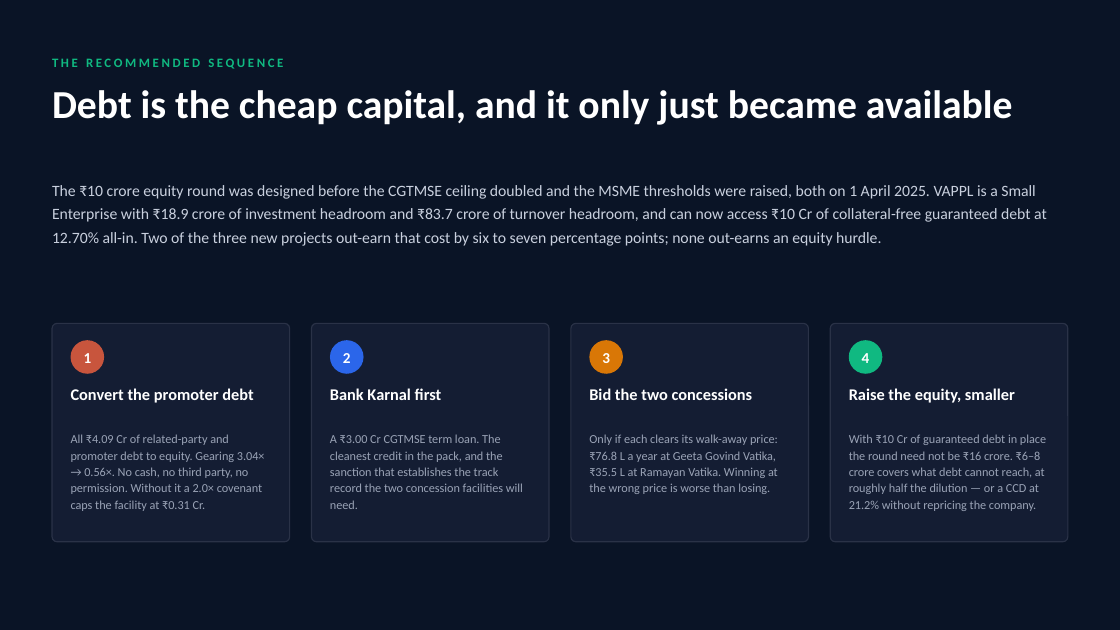
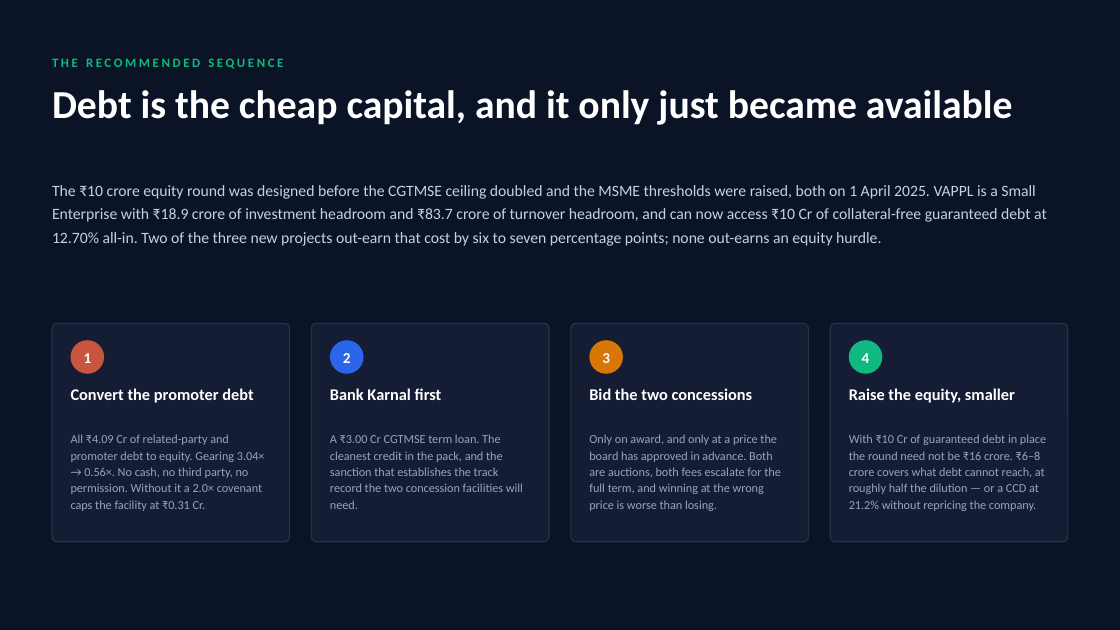
Before and after one commit to eodcfo/vappl-deck, a slide deck: slide 5 of pptx/EOD-Project-Finance-Portfolio.pptx. Drawn at 1120x630 pixels with LibreOffice and Linux fonts; fonts in the diff are those of the drawing. Boxes give left, top, right and bottom in pixels: in the first picture for what was removed or moved away, otherwise in the second. Text is boxed around its words. In the diff, an @@ line names an element or a change of style, - is before the commit and + after.

```diff
--- a/pptx/EOD-Project-Finance-Portfolio.pptx
+++ b/pptx/EOD-Project-Finance-Portfolio.pptx
@@ text at box(589, 434, 781, 511): text changed @@
-Only if each clears its walk-away price: ₹76.8 L a year at Geeta Govind Vatika, ₹35.5 L at Ramayan Vatika. Winning at the wrong price is worse than losing.
+Only on award, and only at a price the board has approved in advance. Both are auctions, both fees escalate for the full term, and winning at the wrong price is worse than losing.
```
Also in this commit, not shown: 11 other files.
